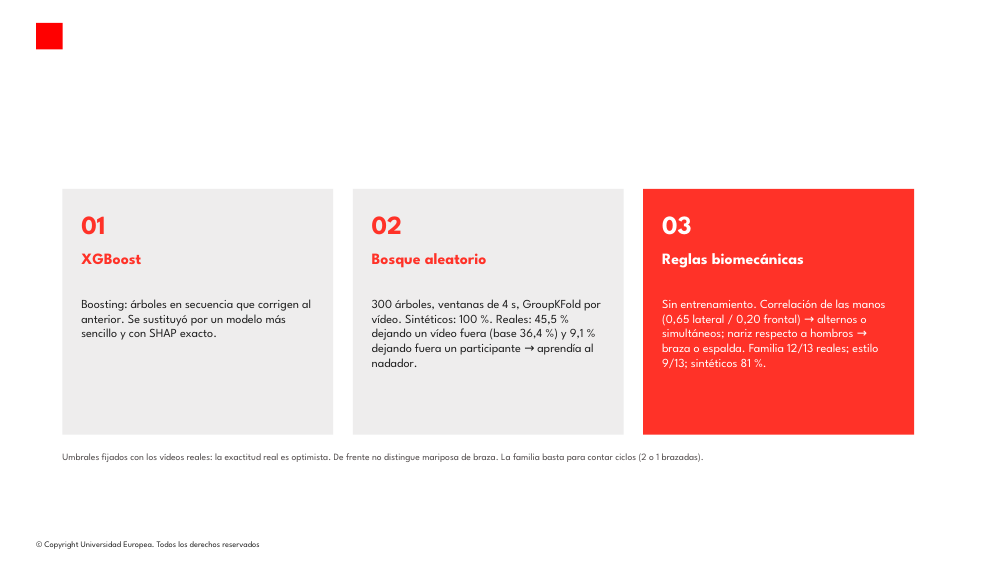
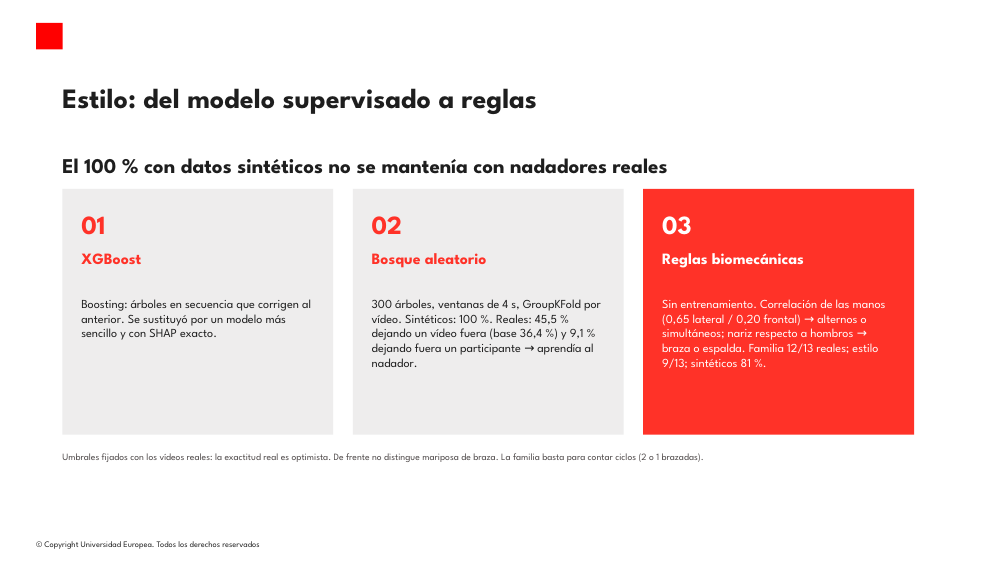
Before and after one commit to modeliana1-rgb/Strokelab, a slide deck: slide 10 of presentacion/StrokeLab_defensa.pptx. Drawn at 1008x567 pixels with LibreOffice and Linux fonts; fonts in the diff are those of the drawing; background and template pictures are left out. Boxes give left, top, right and bottom in pixels: in the first picture for what was removed or moved away, otherwise in the second. Text is boxed around its words. In the diff, an @@ line names an element or a change of style, - is before the commit and + after.

```diff
--- a/presentacion/StrokeLab_defensa.pptx
+++ b/presentacion/StrokeLab_defensa.pptx
@@ title added at [62, 88, 537, 114], 32 pt, text #1E1E1E, bold @@
+Estilo: del modelo supervisado a reglas
@@ text added at [62, 158, 668, 174], 24 pt, text #1E1E1E, bold @@
+El 100 % con datos sintéticos no se mantenía con nadadores reales
```
Also in this commit, not shown: 12 other slides changed, 3 other files.
